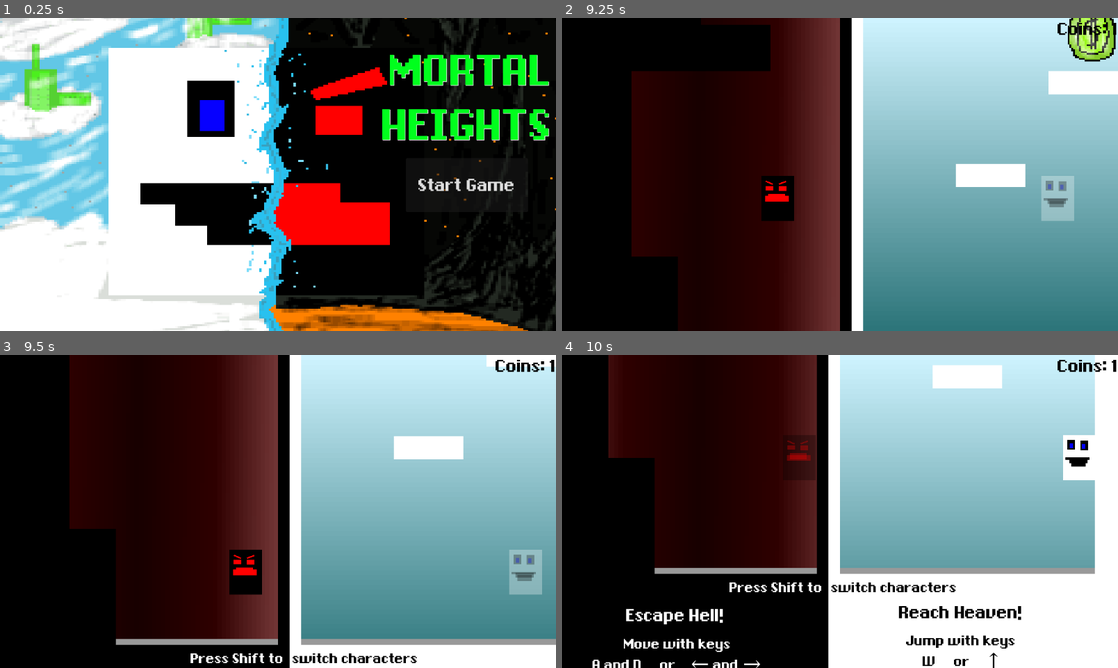
Above: before the commit, frames 1-4 (two rows, left to right).
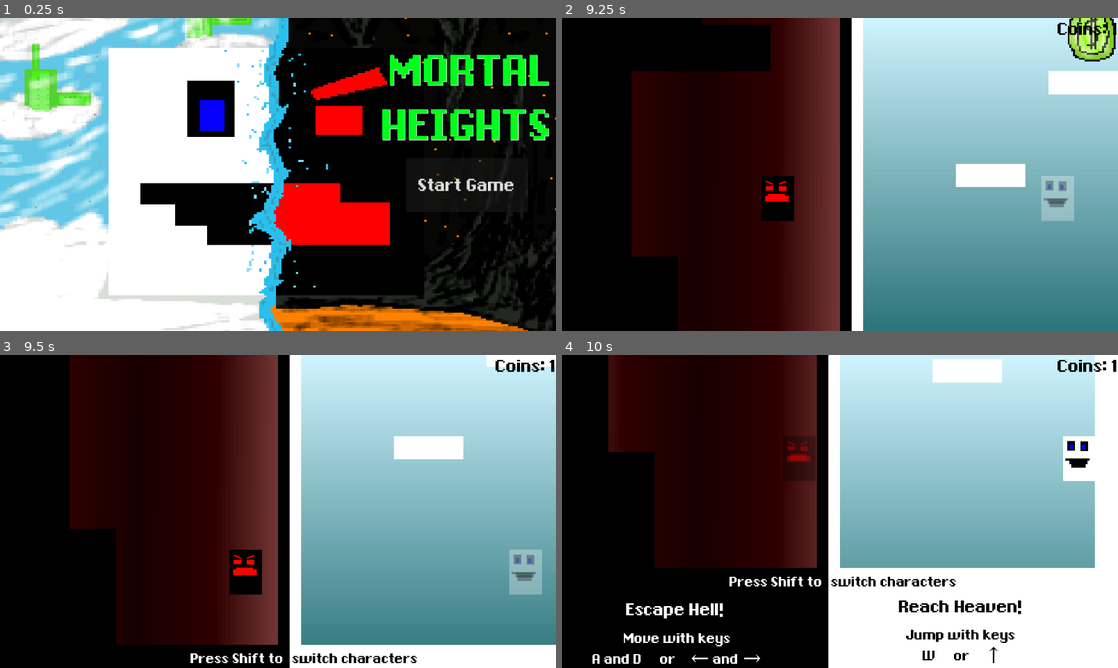
Above: after the commit, the same moments.

Repository: stefiscool/parrallel-platformer
Game: Godot game, scene res://scenes/title.tscn
The game is run twice, just before and just after one commit, with the same random seed, the same clock (stepped at 60 frames per second) and the same inputs.
Inputs:
- Up to frame 1 (0.25 s): no input
- Up to frame 2 (9.25 s): click "Start Game" at 0.5 s; hold Right (right) 1.28-2.78 s; tap Shift (switch) every 0.75 s from 1.35 to 8.85 s; tap W (jump) at 1.52, 2.27, 3.77, 4.52, 5.27, 6.77, 7.52, 8.27 s; hold A (left) 2.78-3.53 s; hold Right (right) 3.53-5.03 s; hold A (left) 5.03-5.78 s; hold Right (right) 5.78-6.53 s; hold A (left) 6.53-8.03 s; hold Right (right) from 8.03 s (still down)
- Up to frame 3 (9.5 s): keep holding Right (right)
- Up to frame 4 (10 s): keep holding Right (right); tap Shift (switch) at 9.6 s; tap W (jump) at 9.77 s

Frames 1-2 are identical in both runs. In frame 3, 1.5% of the frame differs, in the area x 20-100%, y 90-93%; in frame 4, 6.3%, in the area x 5-96%, y 1-100%.

Commit message:
Sound effects for swap, coin, bug fixes

Diff:
--- a/scenes/coin.tscn
+++ b/scenes/coin.tscn
@@ -112,3 +112,4 @@
 frame_progress = 0.790222
 
 [connection signal="body_entered" from="." to="." method="_on_body_entered"]
+[connection signal="body_exited" from="." to="." method="_on_body_exited"]
--- a/scenes/world.tscn
+++ b/scenes/world.tscn
@@ -6,15 +6,18 @@
 [ext_resource type="Script" path="res://scripts/Camera2D.gd" id="3_7iw7k"]
 [ext_resource type="PackedScene" uid="uid://b7krp413bgjm8" path="res://scenes/secondplayer.tscn" id="4_shj87"]
 [ext_resource type="PackedScene" uid="uid://dy6611tb38e5g" path="res://scenes/movingplatform.tscn" id="5_nxnnq"]
-[ext_resource type="PackedScene" uid="uid://63wgyoy41k7r" path="res://scenes/coin.tscn" id="5_q5lp0"]
-[ext_resource type="PackedScene" uid="uid://cqxtq0ek8p0pe" path="res://scenes/heaven_background.tscn" id="7_6cbi7"]
-[ext_resource type="PackedScene" uid="uid://bbrgwnkrxpms7" path="res://scenes/hell_background.tscn" id="8_yb70b"]
+[ext_resource type="PackedScene" uid="uid://3sn6afewswae" path="res://scenes/coin.tscn" id="5_q5lp0"]
+[ext_resource type="PackedScene" path="res://scenes/heaven_background.tscn" id="7_6cbi7"]
+[ext_resource type="PackedScene" path="res://scenes/hell_background.tscn" id="8_yb70b"]
 [ext_resource type="Theme" uid="uid://barwqdk4c6gp3" path="res://assets/theme.tres" id="9_p5sok"]
 [ext_resource type="Script" path="res://scripts/Victory.gd" id="10_apw7l"]
 [ext_resource type="AudioStream" uid="uid://b1y5ofm858ls7" path="res://assets/Heaven_music.mp3" id="11_71usy"]
 [ext_resource type="AudioStream" uid="uid://b4ojjg0q5v2pp" path="res://assets/Hell_music.mp3" id="12_odgp1"]
 [ext_resource type="AudioStream" uid="uid://cfqjct3leuahm" path="res://assets/jump_sfx.mp3" id="13_r0e52"]
 [ext_resource type="Script" path="res://scripts/Coincounter.gd" id="14_fk56f"]
+[ext_resource type="AudioStream" uid="uid://bmvd7te56diyv" path="res://assets/swap_sfx.mp3" id="15_1dh07"]
+[ext_resource type="AudioStream" uid="uid://deljsfw4ygk4e" path="res://assets/swap_failed_sfx.mp3" id="16_fni65"]
+[ext_resource type="AudioStream" uid="uid://o8jvywwte55x" path="res://assets/coin_collect_sfx.mp3" id="17_60ouh"]
 
 [sub_resource type="Gradient" id="Gradient_g7ebt"]
 colors = PackedColorArray(0.6, 0.6, 0.6, 1, 0.6, 0.6, 0.6, 1)
@@ -667,7 +670,7 @@
 tracks/0/interp = 1
 tracks/0/loop_wrap = true
 tracks/0/keys = {
-"times": PackedFloat32Array(-0.3, 2),
+"times": PackedFloat32Array(0, 2),
 "transitions": PackedFloat32Array(1, 1),
 "update": 0,
 "values": [Vector2(145, -4328), Vector2(929, -4328)]
@@ -964,7 +967,7 @@
 script = ExtResource("10_apw7l")
 
 [node name="CollisionShape2D" type="CollisionShape2D" parent="Victory"]
-position = Vector2(588, -6042)
+position = Vector2(600, -6186)
 shape = SubResource("RectangleShape2D_i1w71")
 
 [node name="HeavenMusicPlayer" type="AudioStreamPlayer" parent="."]
@@ -981,6 +984,18 @@
 
 [node name="JumpSFX" type="AudioStreamPlayer" parent="."]
 stream = ExtResource("13_r0e52")
+bus = &"SFX"
+
+[node name="SwapSFX" type="AudioStreamPlayer" parent="."]
+stream = ExtResource("15_1dh07")
+bus = &"SFX"
+
+[node name="SwapFailedSFX" type="AudioStreamPlayer" parent="."]
+stream = ExtResource("16_fni65")
+bus = &"SFX"
+
+[node name="CoinCollectSFX" type="AudioStreamPlayer" parent="."]
+stream = ExtResource("17_60ouh")
 bus = &"SFX"
 
 [node name="UI" type="CanvasLayer" parent="."]
--- a/scripts/Camera2D.gd
+++ b/scripts/Camera2D.gd
@@ -57,6 +57,9 @@
 	# test if non-active player would be able to move 0px (aka overlaps with an obstacle)
 	if not to_become.test_move(to_become.transform, Vector2()):
 		Global.controllingleft = become_left_not_right
+		for coin in $"../Coins".get_children():
+			coin.collect_if_overlap()
+		$"../SwapSFX".play()
 		if become_left_not_right:
 			hell_target_volume = 0
 			heaven_target_volume = MUSIC_MIN_VOLUME
@@ -67,3 +70,5 @@
 		global_position.y = to_become.global_position.y
 		to_become.modulate = Color(1, 1, 1, 1)
 		currently_is.modulate = Color(1, 1, 1, Global.hidden_opacity)
+	else:
+		$"../SwapFailedSFX".play()
--- a/scripts/cannon.gd
+++ b/scripts/cannon.gd
@@ -10,4 +10,4 @@
 			animator.play()
 	else:
 		if animator.is_playing():
-			animator.stop()
+			animator.pause()
--- a/scripts/coin.gd
+++ b/scripts/coin.gd
@@ -1,6 +1,21 @@
 extends Area2D
+
+var overlaps_player = false
 
 func _on_body_entered(body):
 	if body.name == "Player":
+		overlaps_player = true
+		# right active, collect right away
+		if not Global.controllingleft:
+			collect_if_overlap()
+
+
+func _on_body_exited(body):
+	if body.name == "Player":
+		overlaps_player = false
+
+func collect_if_overlap():
+	if overlaps_player and not Global.controllingleft:
+		find_parent("World").get_node("CoinCollectSFX").play()
 		Global.coins += 1
 		queue_free()
--- a/scripts/player.gd
+++ b/scripts/player.gd
@@ -51,4 +51,4 @@
 		other_pos.x += POSITION_OFFSET
 		other_player.position = other_pos
 		other_player.velocity = velocity
-		$"../SafetyNet".position.y = min($"../SafetyNet".position.y, position.y + 600)
+		$"../SafetyNet".position.y = min($"../SafetyNet".position.y, position.y + 800)
Not shown, added: assets/coin_collect_sfx.mp3.import
Not shown, added: assets/swap_failed_sfx.mp3.import
Not shown, added: assets/swap_sfx.mp3.import
Not shown: 1 places in scenes/coin.tscn that only renumber resources
Not shown: 1 places in scenes/game_over.tscn that only renumber resources
Not shown: 1 places in scenes/victory.tscn that only renumber resources
Not shown: 1 places in scenes/world.tscn that only renumber resources
Not shown, added: assets/coin_collect_sfx.mp3
Not shown, added: assets/swap_failed_sfx.mp3
Not shown, added: assets/swap_sfx.mp3
